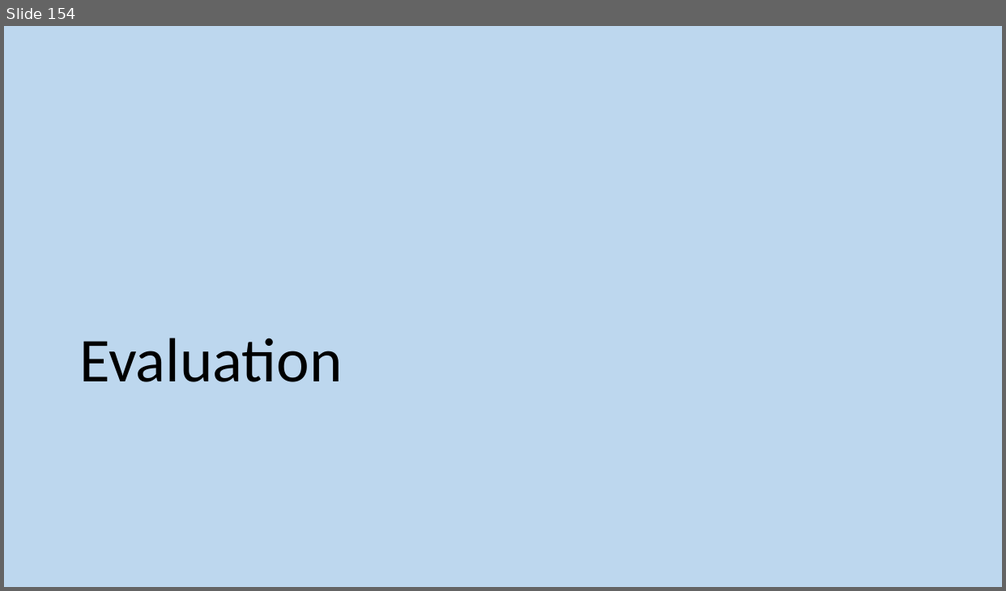
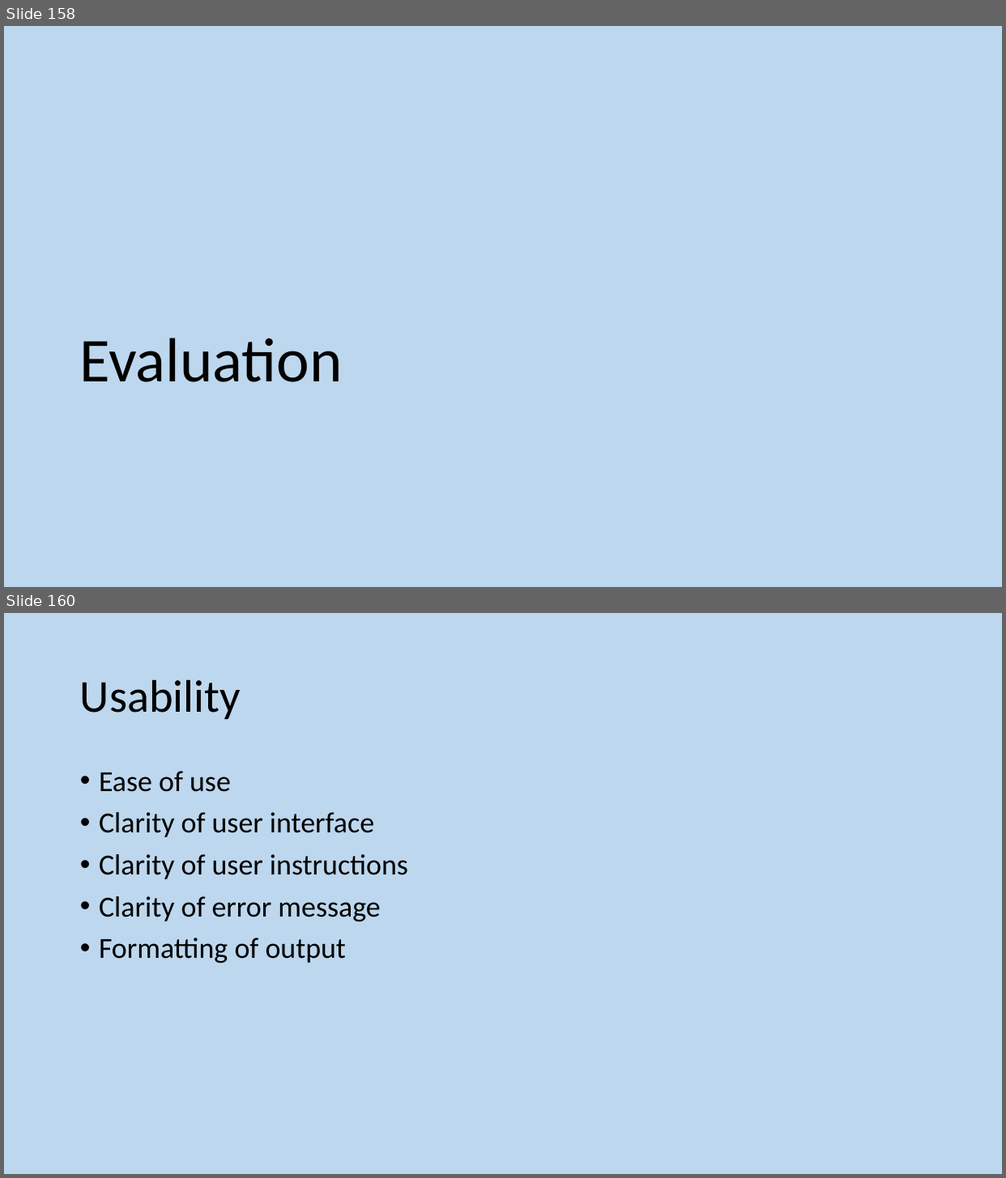
Before and after one commit to MrFriendCS/MrFriendCS.github.io, a slide deck: higher/sdd/H CS SDD Slides.pptx. Shown one above the other, each under a label of ours: slide 154 before the commit, slides 158 and 160 after it; the slides between them are not shown. The pictures are 1006x591 and 1006x1178 pixels, drawn with LibreOffice and Linux fonts; fonts in the diff are those of the drawing. Boxes give left, top, right and bottom in pixels: in the first picture for what was removed or moved away, otherwise in the second. Text is boxed around its words. In the diff, an @@ line names an element or a change of style, - is before the commit and + after.

```diff
--- a/higher/sdd/H CS SDD Slides.pptx
+++ b/higher/sdd/H CS SDD Slides.pptx
@@ slide 160 added at [4, 613, 1002, 1174], background #BDD7EE @@
@@ title added at [80, 679, 241, 719], 44 pt, text #000000 @@
+Usability
@@ text added at [99, 771, 408, 963], 28 pt, text #000000 @@
+• Ease of use
+• Clarity of user interface
+• Clarity of user instructions
+• Clarity of error message
+• Formatting of output
@@ what was slide 154 is now slide 158 @@
```
Also in this commit, not shown: 5 slides changed, 9 other slides added, 4 slides removed.
